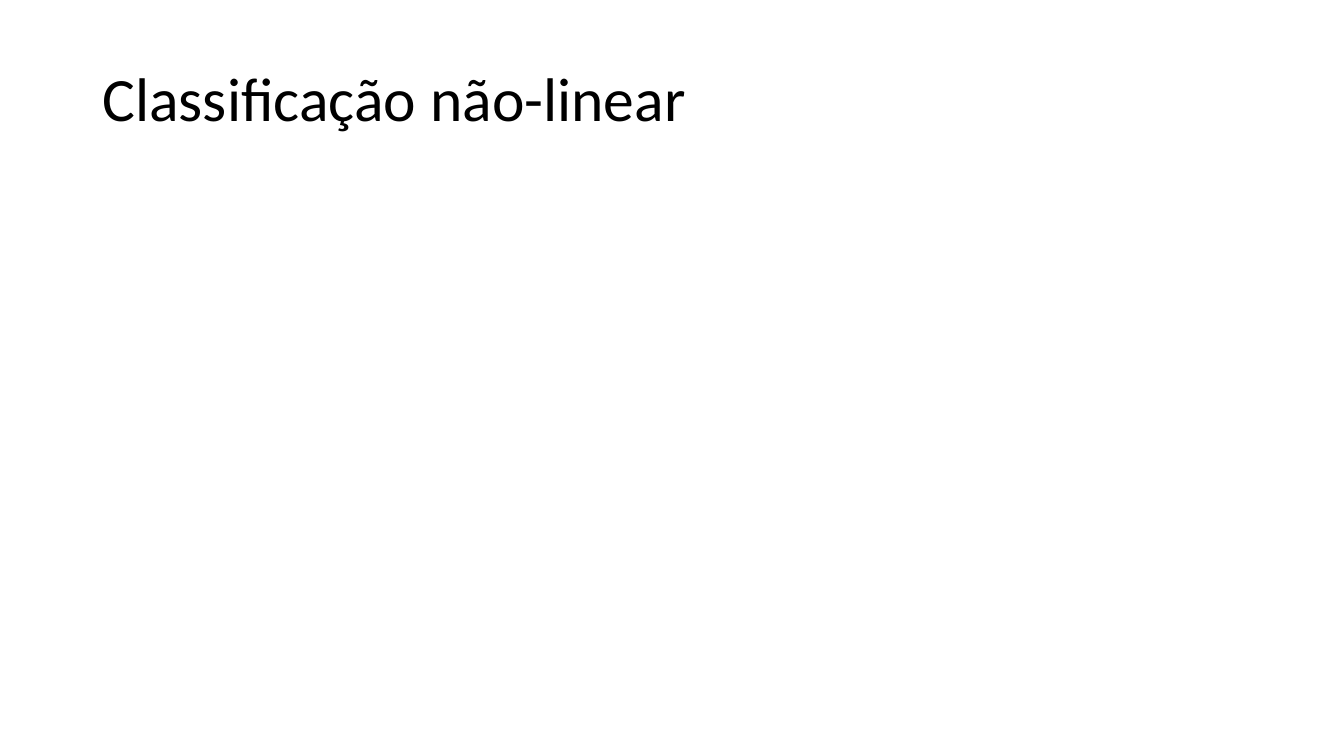
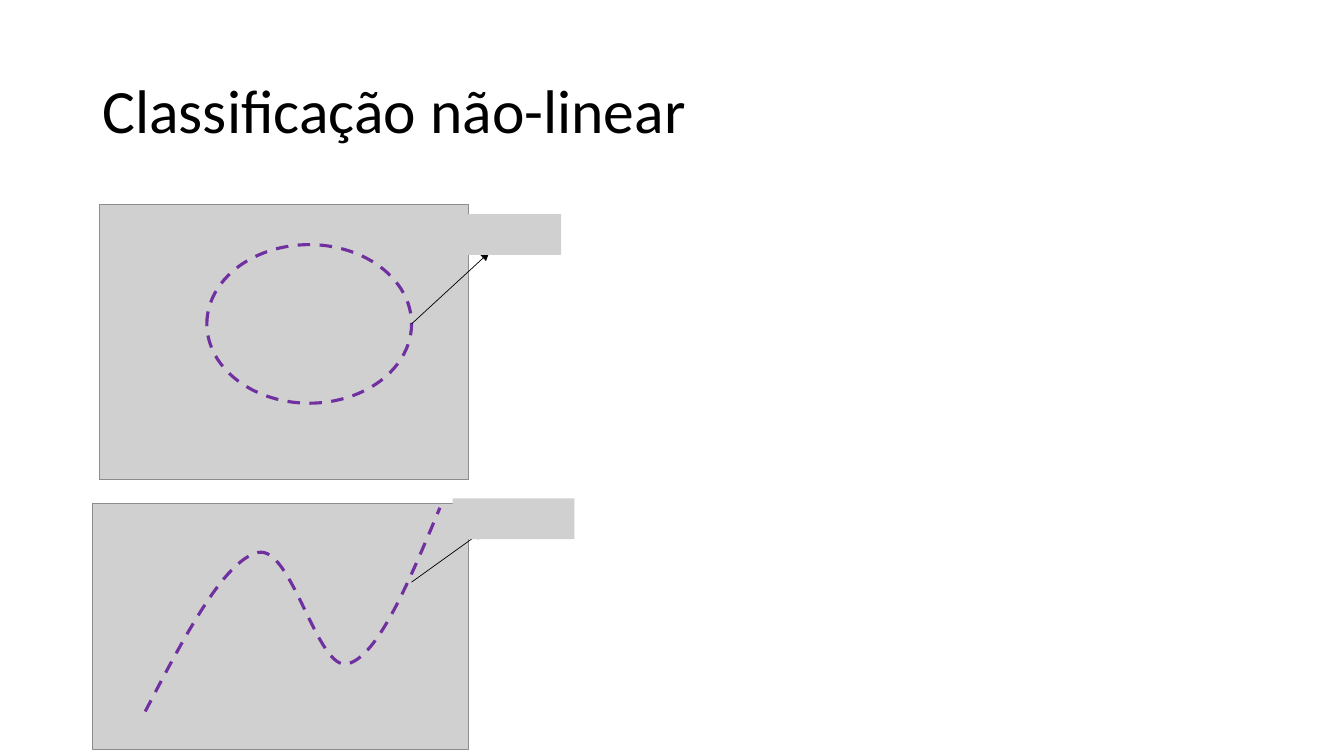
Before and after one commit to zz4fap/t320_aprendizado_de_maquina, a slide deck: slide 7 of slides/T320_Classificação (Parte II).pptx. Drawn at 1344x756 pixels with LibreOffice and Linux fonts; fonts in the diff are those of the drawing; grey boxes stand for pictures. Boxes give left, top, right and bottom in pixels: in the first picture for what was removed or moved away, otherwise in the second. Text is boxed around its words. In the diff, an @@ line names an element or a change of style, - is before the commit and + after.

```diff
--- a/slides/T320_Classificação (Parte II).pptx
+++ b/slides/T320_Classificação (Parte II).pptx
@@ title "Classificação não-linear": place and size @@
-title "Classificação não-linear" at (102,78,685,132)
+title "Classificação não-linear" at (102,90,685,144)
@@ picture added at (100,205,469,480) @@
@@ picture added at (440,214,562,254) @@
@@ ellipse added at (207,245,411,403), outline #7030A0 2.25 pt dashed @@
@@ arrow added from (411, 324) to (489, 252), #000000 0.5 pt @@
@@ picture added at (93,504,469,750) @@
@@ freeform shape added at (145,508,440,712), outline #7030A0 2.25 pt dashed @@
@@ picture added at (453,498,575,538) @@
@@ arrow added from (411, 583) to (483, 531), #000000 0.5 pt @@
```
Also in this commit, not shown: 3 other slides changed, 6 slides added, 1 slide removed, 1 other file.
